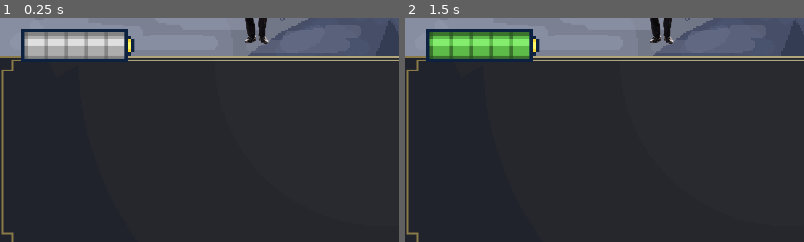
Above: before the commit, frames 1-2 (left to right).
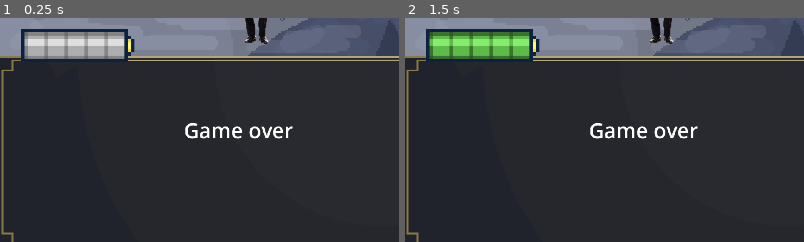
Above: after the commit, the same moments.

Repository: Fredeblok0912/Card_game
Game: Godot game, scene res://main_scene.tscn
Two runs of this game, one before a commit and one after it. Both use one fixed random seed, a clock stepped at 60 frames per second and the inputs below. This scene is started directly instead of the project's main scene.
Inputs (mouse positions are % of the whole screen's width and height, from its top left):
- Up to frame 1 (0.25 s): no input
- Up to frame 2 (1.5 s): click "End Turn" at 0.5 s; tap Enter at 1.25 s; move the mouse to (27, 23) at 1.27 s; hold Up (ui_up) from 1.28 s (still down); click (27, 23) at 1.42 s
The pictures show only the part of the screen within x 0-50%, y 49-99%; the shares and areas given below are measured in that part.

The runs differ from the first frame. In frame 1, 0.8% of the frame differs, in the area x 46-74%, y 46-55%; in frame 2, 0.8%.
Error in both runs: Invalid access to property or key '<null>' on a base object of type 'Array'. (res://enemy_shield_gain_text.gd:4)

Commit message:
Added Game over screen

Diff:
--- a/game_over.tscn
+++ b/game_over.tscn
@@ -1,6 +1,17 @@
-[gd_scene format=3 uid="uid://de0cqchbpeflh"]
+[gd_scene load_steps=2 format=3 uid="uid://de0cqchbpeflh"]
+
+[sub_resource type="LabelSettings" id="LabelSettings_xapjj"]
+font_size = 50
 
 [node name="gameOver" type="Node2D"]
 
-[node name="Camera2D" type="Camera2D" parent="."]
-position = Vector2(-1551, 1794)
+[node name="Label" type="Label" parent="."]
+offset_left = 58.0
+offset_top = 35.0
+offset_right = 321.0
+offset_bottom = 104.0
+text = "Game over"
+label_settings = SubResource("LabelSettings_xapjj")
+
+[node name="Camera2D" type="Camera2D" parent="Label"]
+position = Vector2(-1609, 1759)
